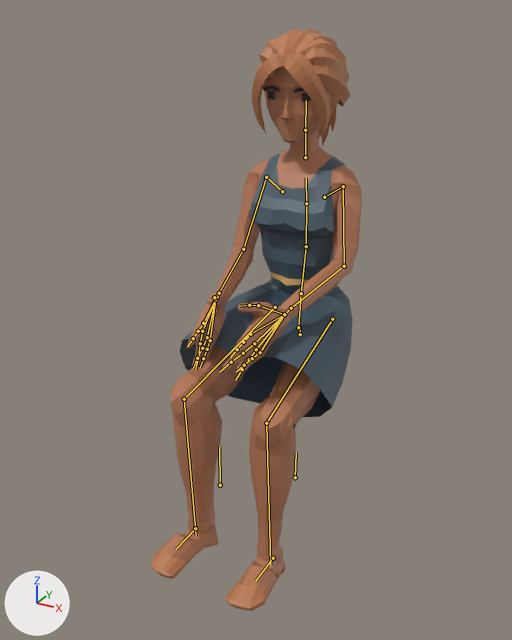
A saved change to the glTF model src/admin/commander/entorno/models/prism.glb.
Camera for both pictures: a 50 mm lens placed at (0.835, -1.864, 1.441), pointed at (-0.019, -0.312, 0.665). The axes (+X, +Y, +Z) are drawn at lower left. The lights are the same throughout. The older version comes first. Both versions are drawn at frame 24 of the action 'Typing'; the numbers are the values there. The bones that change, and the others that lie on the model, are drawn over the model as lines.

Names of what the first picture shows: 'Formad_Head', 'Formal_Body', 'Formal_Feet', 'Formal_Legs'.
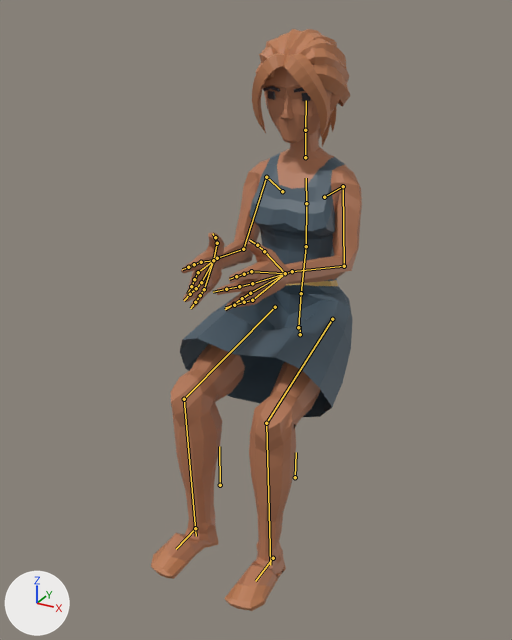
Pixel boxes [x1, y1, x2, y2] of what changed, in the pictures (512 x 640 px):
```json
{"object": "Formal_Body", "change": "posed", "before": [187, 147, 362, 381], "after": [181, 147, 362, 311], "on screen": "30% shorter"}
{"bone": "LowerArm.L", "before": "(344, 266) to (291, 308)", "after": "(344, 266) to (292, 271)"}
{"bone": "LowerArm.R", "before": "(243, 249) to (219, 293)", "after": "(243, 249) to (217, 258)"}
```

The change, as JSON lines over the scene's bpy script:
```json
{"block": "bone_lowerarm_l", "where": "bone_lowerarm_l = bpy.data.objects['CharacterArmature'].pose.bones['LowerArm.L']  # child of 'UpperArm.L'"}
{"op": "set", "path": "bone_lowerarm_l.rotation_quaternion", "old": "(0.87, -0.291, 0.137, -0.374)", "new": "(0.768, -0.329, 0.073, -0.544)", "note": "degrees (-38, 1, -47) -> degrees (-37, -14, -66)"}
{"block": "bone_lowerarm_r", "where": "bone_lowerarm_r = bpy.data.objects['CharacterArmature'].pose.bones['LowerArm.R']  # child of 'UpperArm.R'"}
{"op": "set", "path": "bone_lowerarm_r.rotation_quaternion", "old": "(0.87, -0.29, -0.137, 0.375)", "new": "(0.768, -0.328, -0.073, 0.545)", "note": "degrees (-37, -1, 47) -> degrees (-37, 14, 66)"}
```
